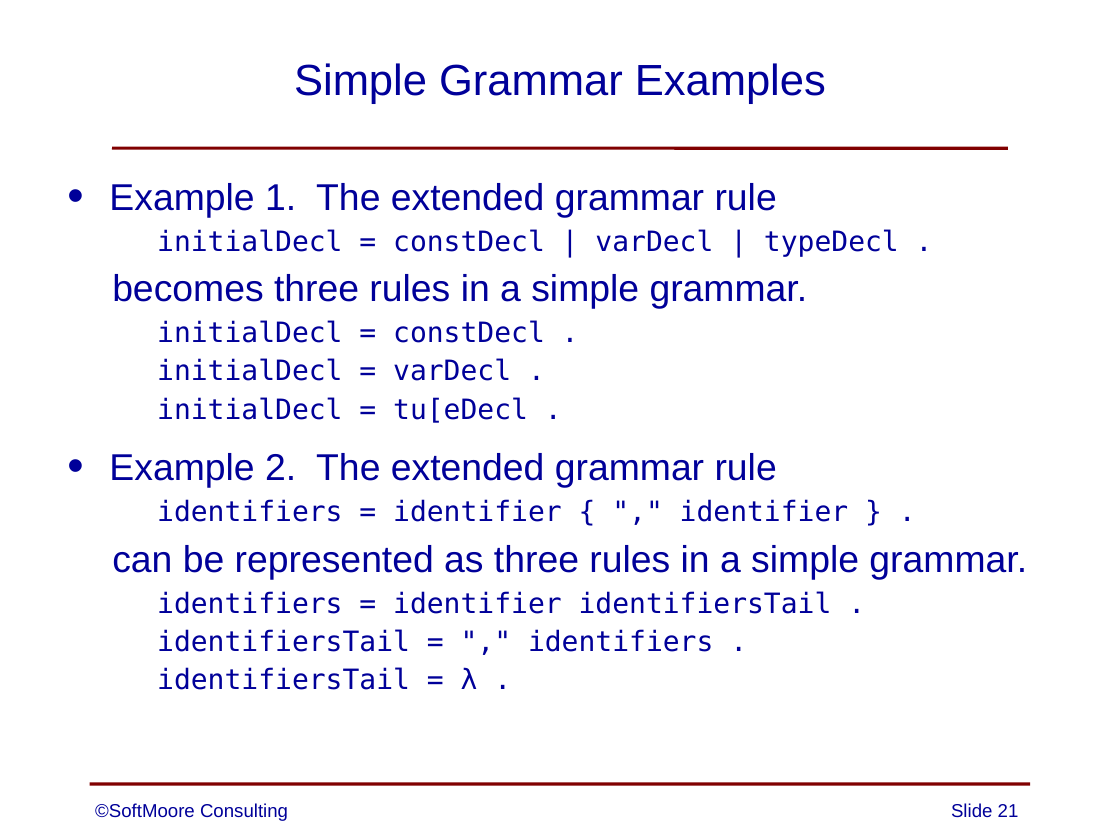
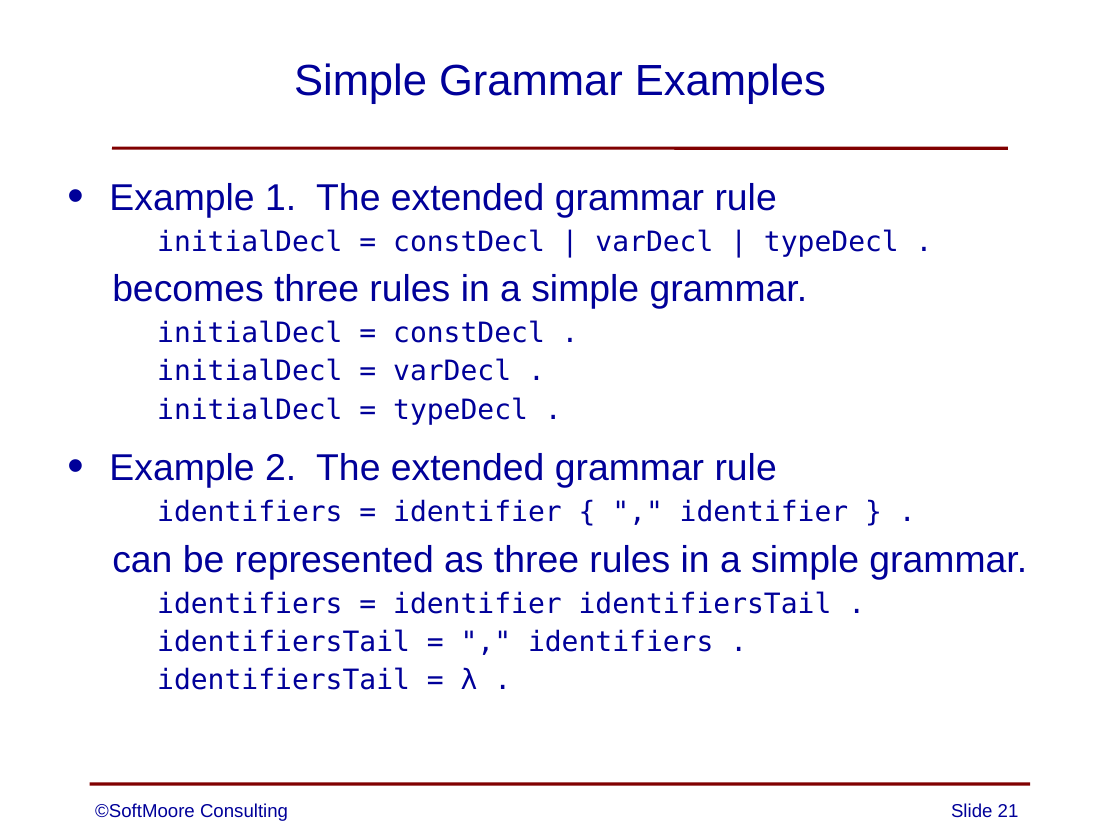
Before and after one commit to SoftMoore/CPRL-Kt-2nd, a slide deck: slide 21 of PowerPoints/03 - Context-Free Grammars.pptx. Drawn at 1120x840 pixels with LibreOffice and Linux fonts; fonts in the diff are those of the drawing. Boxes give left, top, right and bottom in pixels: in the first picture for what was removed or moved away, otherwise in the second. Text is boxed around its words. In the diff, an @@ line names an element or a change of style, - is before the commit and + after.

Commit message:
corrected typo on one slide

```diff
--- a/PowerPoints/03 - Context-Free Grammars.pptx
+++ b/PowerPoints/03 - Context-Free Grammars.pptx
@@ text at [157, 397, 528, 425]: text changed @@
-  initialDecl = tu[eDecl .
+  initialDecl = typeDecl .
```
